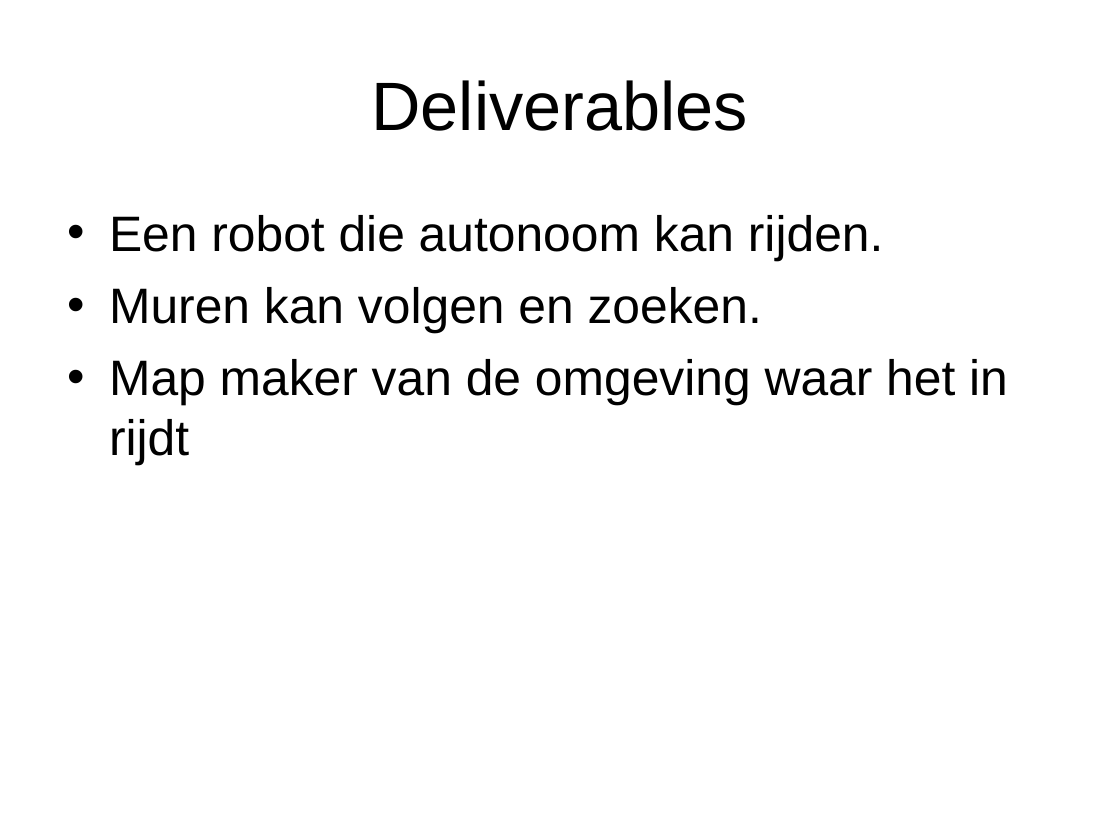
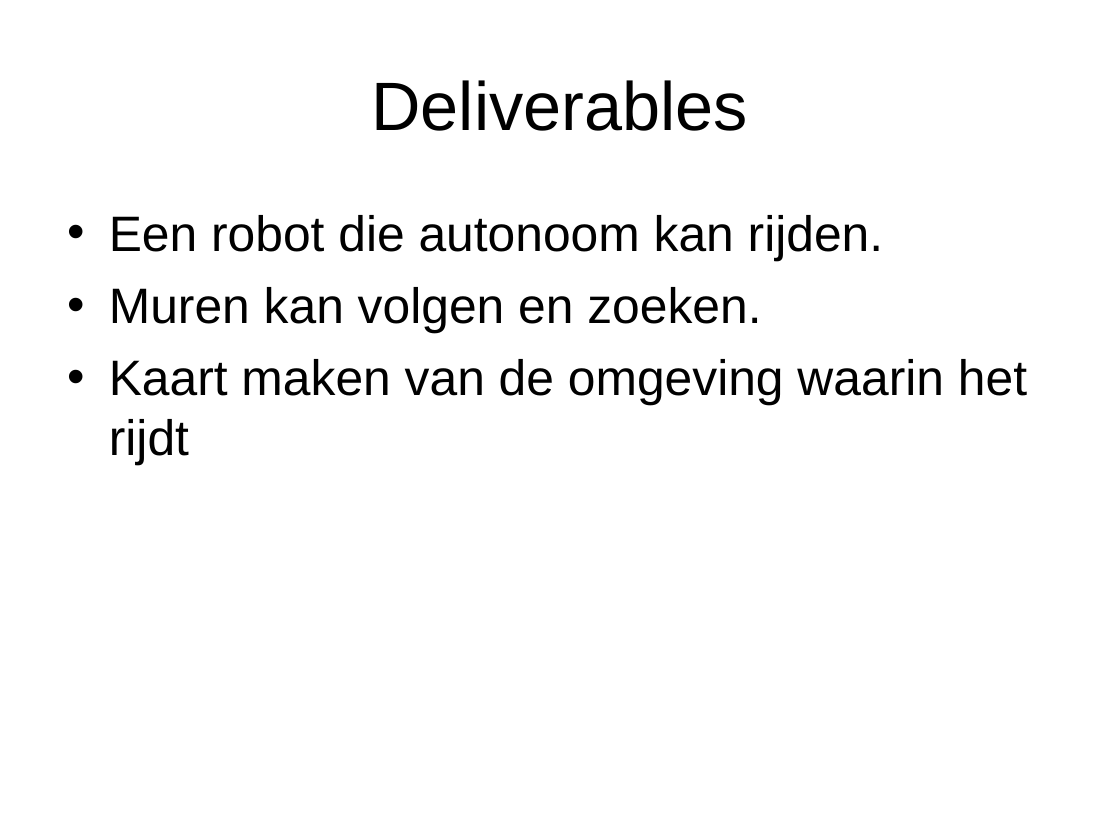
Before and after one commit to tamsl/swe-thaf, a slide deck: slide 4 of doc/presentatie/TEAM F.ppt. Drawn at 1120x840 pixels with LibreOffice and Linux fonts; fonts in the diff are those of the drawing. Boxes give left, top, right and bottom in pixels: in the first picture for what was removed or moved away, otherwise in the second. Text is boxed around its words. In the diff, an @@ line names an element or a change of style, - is before the commit and + after.

```diff
--- a/doc/presentatie/TEAM F.ppt
+++ b/doc/presentatie/TEAM F.ppt
@@ text at box(109, 359, 1027, 466): text changed @@
-• Map maker van de omgeving waar het in rijdt
+• Kaart maken van de omgeving waarin het rijdt
```
Also in this commit, not shown: 11 other slides changed.
